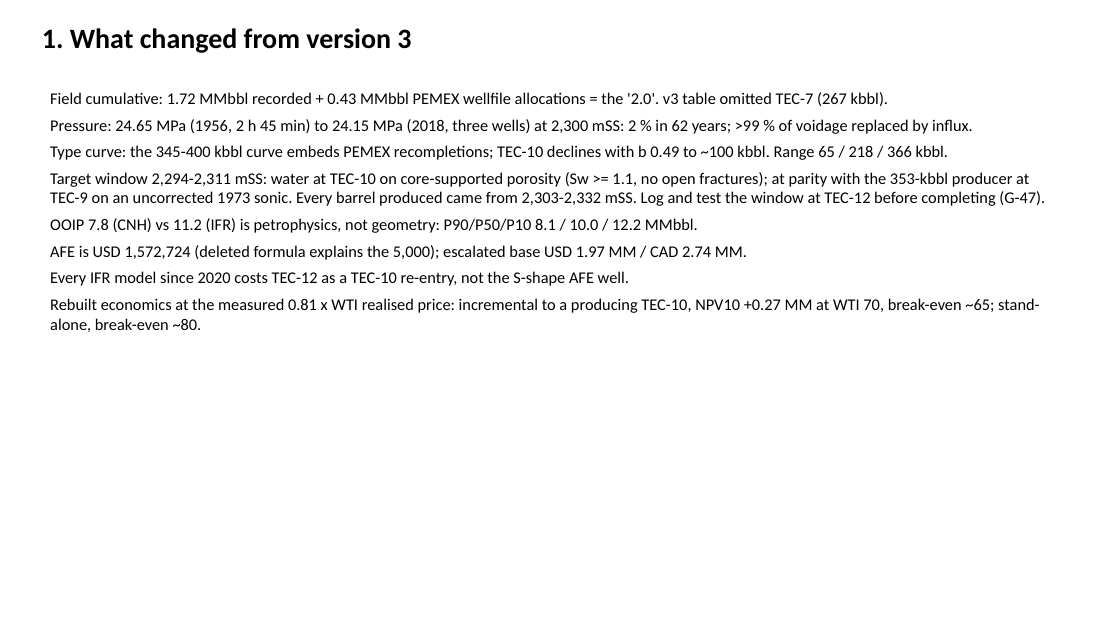
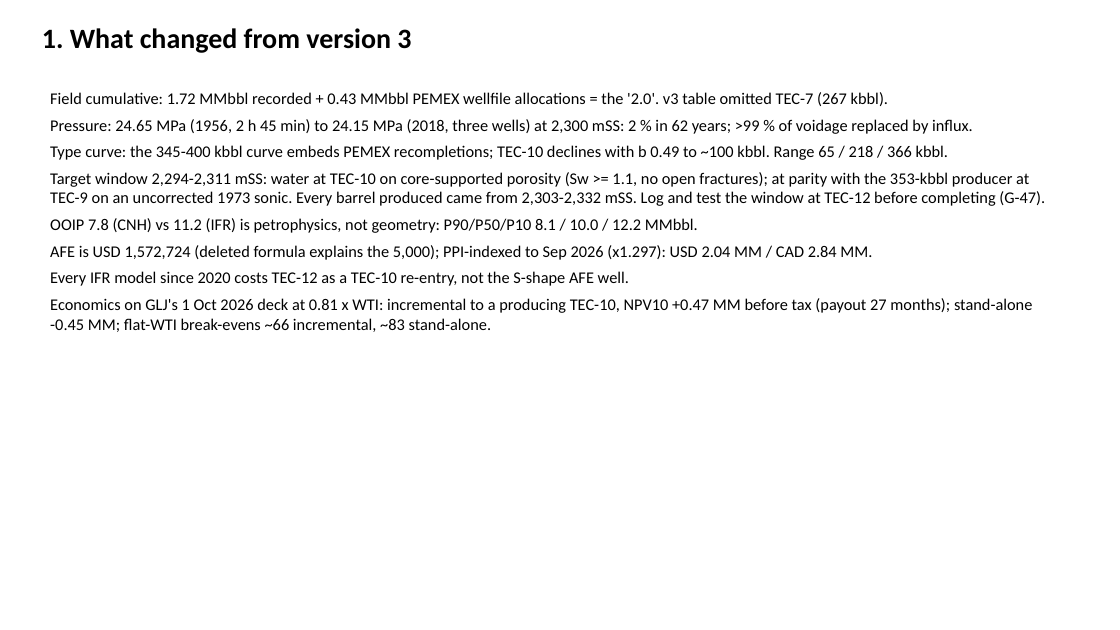
Before and after one commit to gunner1976/git_practice, a slide deck: slide 2 of docs/Tecolutla_TEC12_Handover.pptx. Drawn at 1120x630 pixels with LibreOffice and Linux fonts; fonts in the diff are those of the drawing. Boxes give left, top, right and bottom in pixels: in the first picture for what was removed or moved away, otherwise in the second. Text is boxed around its words. In the diff, an @@ line names an element or a change of style, - is before the commit and + after.

```diff
--- a/docs/Tecolutla_TEC12_Handover.pptx
+++ b/docs/Tecolutla_TEC12_Handover.pptx
@@ text at [50,245,872,260]: text changed @@
-AFE is USD 1,572,724 (deleted formula explains the 5,000); escalated base USD 1.97 MM / CAD 2.74 MM.
+AFE is USD 1,572,724 (deleted formula explains the 5,000); PPI-indexed to Sep 2026 (x1.297): USD 2.04 MM / CAD 2.84 MM.
@@ text at [50,298,1032,332]: text changed @@
-Rebuilt economics at the measured 0.81 x WTI realised price: incremental to a producing TEC-10, NPV10 +0.27 MM at WTI 70, break-even ~65; stand-alone, break-even ~80.
+Economics on GLJ's 1 Oct 2026 deck at 0.81 x WTI: incremental to a producing TEC-10, NPV10 +0.47 MM before tax (payout 27 months); stand-alone -0.45 MM; flat-WTI break-evens ~66 incremental, ~83 stand-alone.
```
Also in this commit, not shown: 3 other slides changed, 20 other files.
